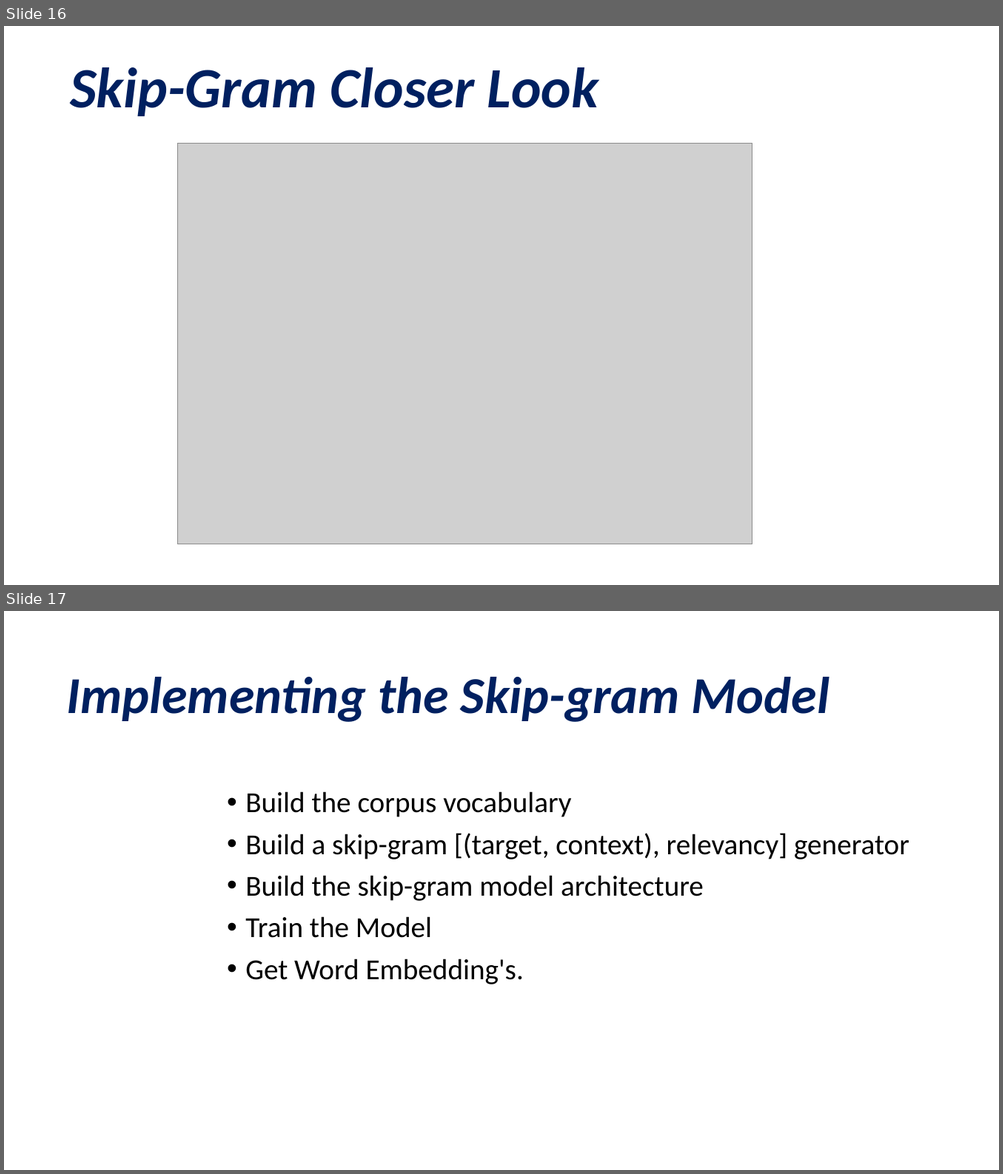
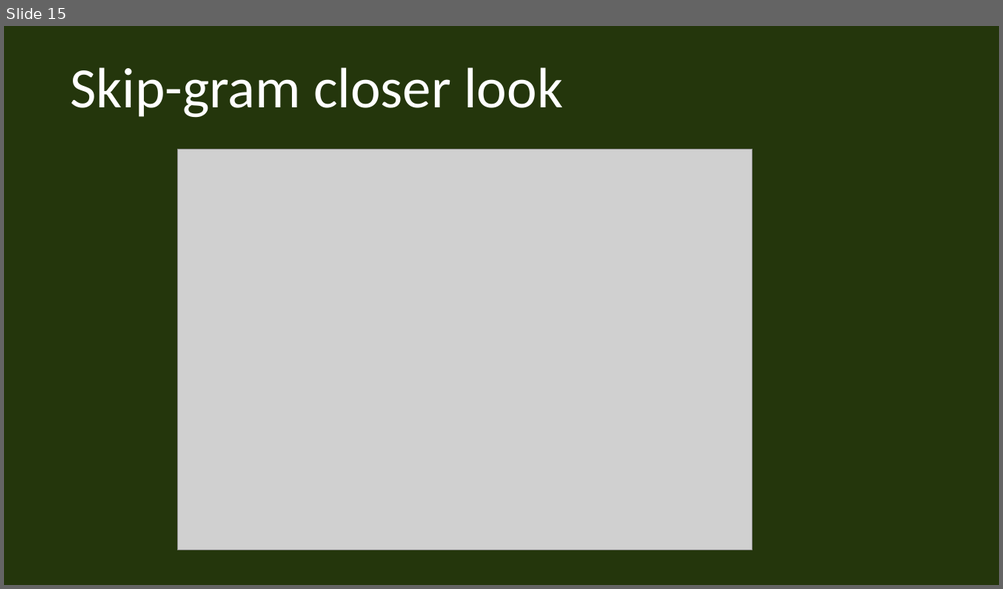
Before and after one commit to rifazn/patternlab, a slide deck: presentation/Pattern.odp. Shown one above the other, each under a label of ours: slides 16 and 17 before the commit, slide 15 after it. The pictures are 1003x1174 and 1003x589 pixels, drawn with LibreOffice and Linux fonts; fonts in the diff are those of the drawing; grey boxes stand for pictures. Boxes give left, top, right and bottom in pixels: in the first picture for what was removed or moved away, otherwise in the second. Text is boxed around its words. In the diff, an @@ line names an element or a change of style, - is before the commit and + after.

```diff
--- a/presentation/Pattern.odp
+++ b/presentation/Pattern.odp
@@ slide 17 removed at [4, 611, 999, 1170], background #FFFFFF @@
@@ title removed at [67, 677, 829, 722] @@
-Implementing the Skip-gram Model
@@ text removed at [245, 792, 909, 985] @@
-• Build the corpus vocabulary
-• Build a skip-gram [(target, context), relevancy] generator
-• Build the skip-gram model architecture
-• Train the Model
-• Get Word Embedding's.
@@ what was slide 16 is now slide 15 @@
@@ slide 15 changed as well @@
@@ background #FFFFFF to #24360C @@
@@ title at [70, 67, 563, 118]: text changed; text colour #002060 to #FFFFFF; bold off; italic off @@
-Skip-Gram Closer Look
+Skip-gram closer look
@@ picture: place and size @@
-picture at [177, 143, 752, 545]
+picture at [177, 149, 752, 551]
```
Also in this commit, not shown: 1 other slide changed, 27 slides added, 15 other slides removed, 3 other files.
